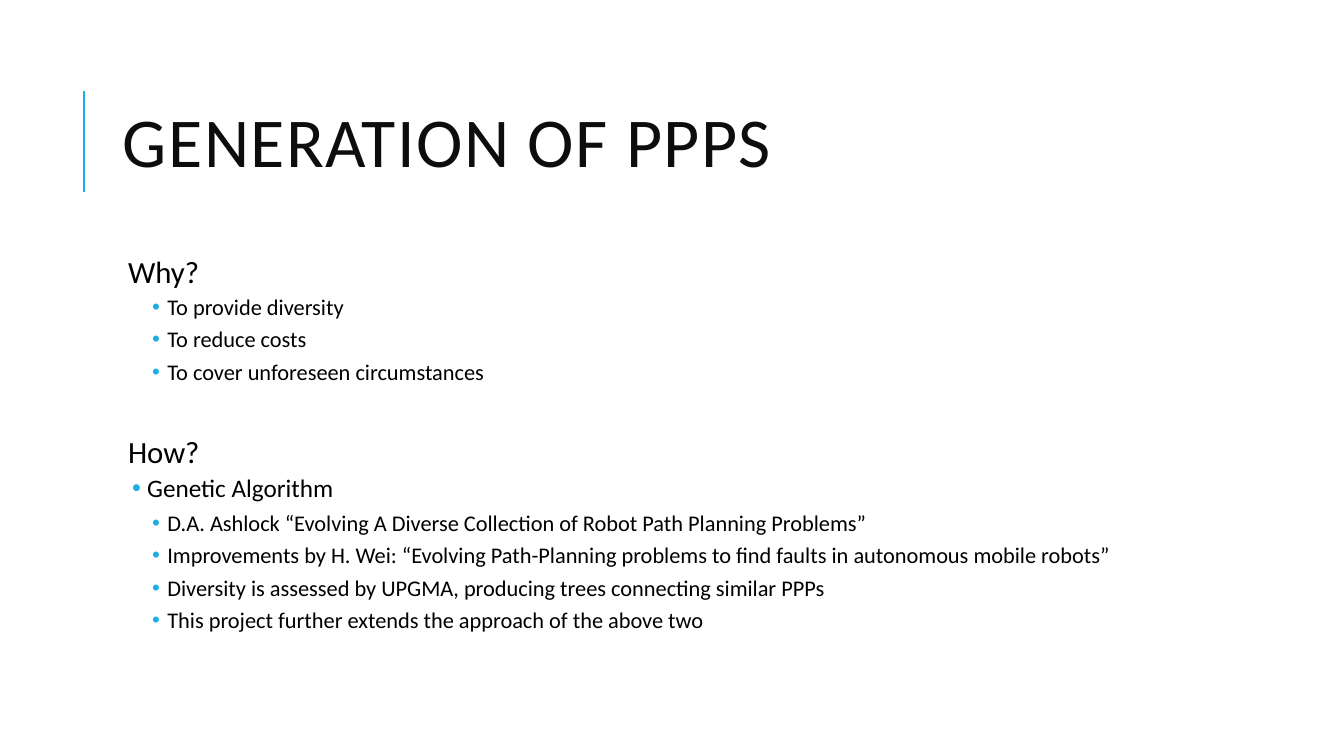
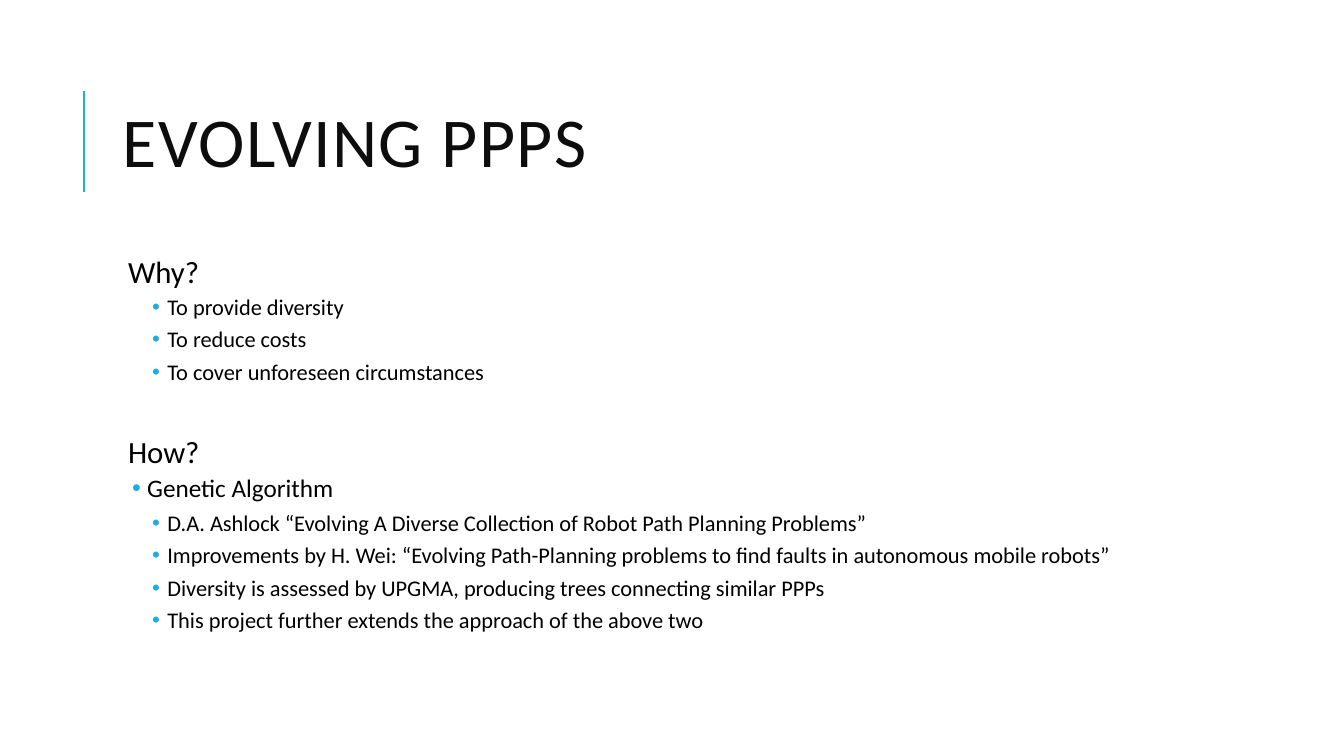
Before and after one commit to ianmalcolm/ppp, a slide deck: slide 5 of PPP/Latex/Evolution of Difficult Path Planning Problems.pptx. Drawn at 1344x756 pixels with LibreOffice and Linux fonts; fonts in the diff are those of the drawing. Boxes give left, top, right and bottom in pixels: in the first picture for what was removed or moved away, otherwise in the second. Text is boxed around its words. In the diff, an @@ line names an element or a change of style, - is before the commit and + after.

```diff
--- a/PPP/Latex/Evolution of Difficult Path Planning Problems.pptx
+++ b/PPP/Latex/Evolution of Difficult Path Planning Problems.pptx
@@ title at bbox=[123, 121, 586, 168]: text changed @@
-GENERATION OF PPPS
+EVOLVING PPPS
```
Also in this commit, not shown: 4 other slides changed, 2 slides added, 1 slide removed.
